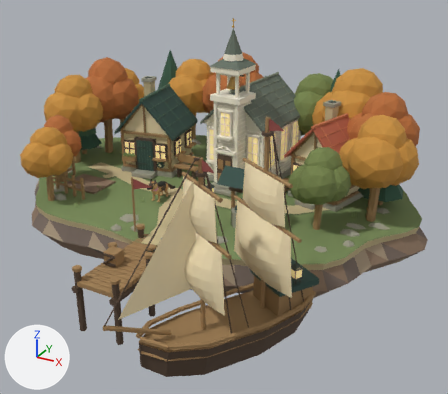
What one commit did to the glTF model public/models/alderwick-island.glb.
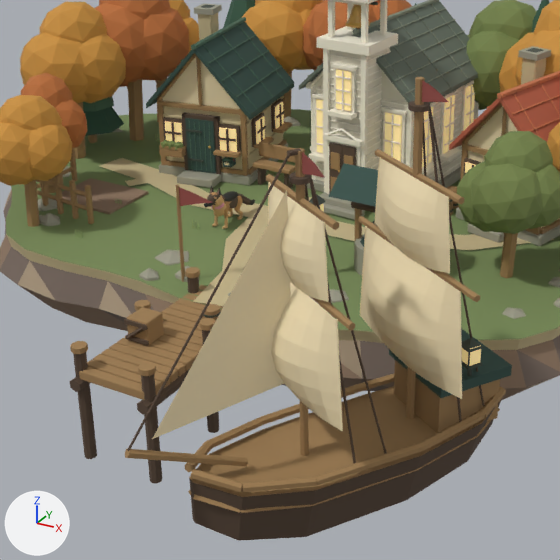
Old and new are each drawn whole from a camera (50 mm lens) standing at (8.32, -14.5, 6.89) and looking at (1.19, -1.54, 0.41) and again close up on the part from 7% to 77% of the width and 19% to 98% of the height. The axes (+X, +Y, +Z) are drawn at lower left. The lights are the same throughout. The first two pictures are the older version. Where no turn or scale is listed for an object, it has been applied to the vertices. Vertices at exactly the same position are counted once.

Objects in the first close-up: 'MerchantShip__wood_light', 'ShipForesail', 'ShipHullBoundary', 'ShipMast_0__canvas', 'ShipMast_0__wood_light', 'ShipMast_1__canvas', 'ShipMast_1__wood_light', 'TreeBreeze_1__leaf_gold', 'TreeBreeze_9__leaf_green', 'church_trim', 'grass_ground', 'roof_church', 'sand', 'wood_light' and 68 more.
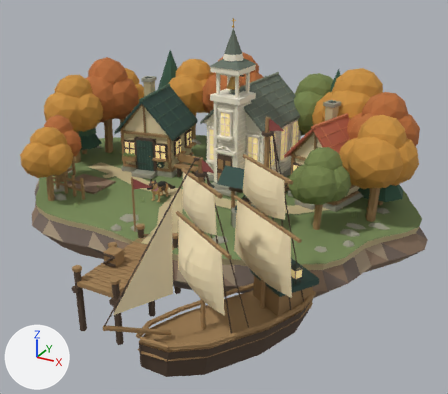
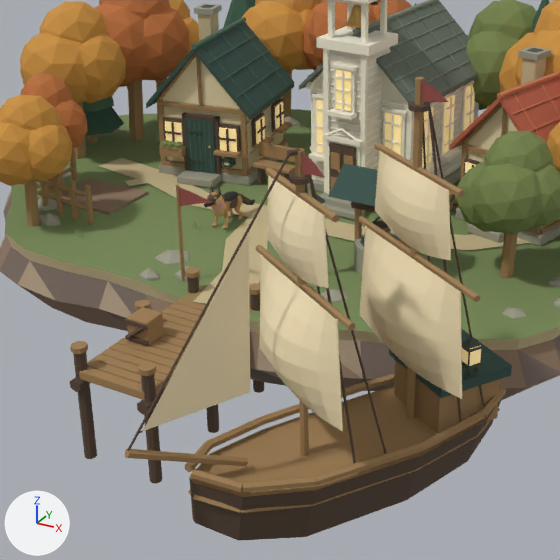
Edits to the bpy script that builds the scene:
```text
Change me_shipforesail:
    used by ob_shipforesail; location = (3.45, -5.2, -0.88)
    remove me_shipforesail.from_pydata(...)  # 3 vertices, 1 face; spans x -1.27..-0.43, y -2.07..-0.71, z 1.3..3.69
    add me_shipforesail.from_pydata(...)  # 3 vertices, 1 face; spans x -1.32..-0.67, y -2.14..-1.1, z 1.43..3.33
    me_shipforesail part 1
    me_shipforesail.vertices[0].co: (-1.27, -2.07, 1.3) -> (-1.32, -2.14, 1.43)  # pixel (151, 439) -> pixel (142, 431)
    me_shipforesail.vertices[1].co: (-0.45, -0.73, 3.69) -> (-0.67, -1.1, 3.33)  # pixel (287, 189) -> pixel (248, 231)
    me_shipforesail.vertices[2].co: (-0.43, -0.71, 1.51) -> (-0.7, -1.14, 1.51)  # not seen -> pixel (250, 392)
Change me_shipmast_0__canvas_geometry:
    used by ob_shipmast_0__canvas; location = (3.08, -5.81, -0.24)
    remove me_shipmast_0__canvas_geometry.from_pydata(...)  # 158 vertices, 240 faces; spans x -0.83..0.77, y -0.55..0.44, z 0.61..2.9
    add me_shipmast_0__canvas_geometry.from_pydata(...)  # 158 vertices, 240 faces; spans x -0.83..0.77, y -0.55..0.44, z 0.61..2.98
    me_shipmast_0__canvas_geometry part 2: the loose piece of 63 vertices spanning x -0.58..0.52, y -0.39..0.29, z 1.94..2.9 is scaled about its middle by (1, 1, 0.918), then moved by (0.0, 0.0, 0.11)
    me_shipmast_0__canvas_geometry part 3: the loose piece of 8 vertices spanning x -0.59..-0.51, y 0.24..0.3, z 2.09..2.9 is scaled about its middle by (1, 1, 0.909), then moved by (0.0, 0.0, 0.11)
    me_shipmast_0__canvas_geometry part 4: the loose piece of 8 vertices spanning x 0.45..0.53, y -0.4..-0.34, z 2.09..2.9 is scaled about its middle by (1, 1, 0.909), then moved by (0.0, 0.0, 0.11)
Change me_shipmast_0__wood_light_geometry:
    where me_shipmast_0__wood_light_geometry.from_pydata(...)  # 36 vertices, 60 faces; spans x -0.89..0.89, y -0.56..0.56, z -0.16..3.43
    used by ob_shipmast_0__wood_light; location = (3.08, -5.81, -0.24)
    me_shipmast_0__wood_light_geometry part 5: the loose piece of 12 vertices spanning x -0.63..0.63, y -0.4..0.4, z 2.86..2.94 is moved by (0.0, 0.0, 0.07)
Change me_shipmast_1__canvas_geometry:
    used by ob_shipmast_1__canvas; location = (3.8, -4.63, -0.24)
    remove me_shipmast_1__canvas_geometry.from_pydata(...)  # 158 vertices, 240 faces; spans x -0.93..0.86, y -0.6..0.5, z 0.61..2.9
    add me_shipmast_1__canvas_geometry.from_pydata(...)  # 158 vertices, 240 faces; spans x -0.93..0.86, y -0.6..0.5, z 0.61..2.98
    me_shipmast_1__canvas_geometry part 6: the loose piece of 63 vertices spanning x -0.65..0.59, y -0.43..0.33, z 1.94..2.9 is scaled about its middle by (1, 1, 0.918), then moved by (0.0, 0.0, 0.11)
    me_shipmast_1__canvas_geometry part 7: the loose piece of 8 vertices spanning x -0.66..-0.57, y 0.28..0.34, z 2.09..2.9 is scaled about its middle by (1, 1, 0.909), then moved by (0.0, 0.0, 0.11)
    me_shipmast_1__canvas_geometry part 8: the loose piece of 8 vertices spanning x 0.51..0.6, y -0.44..-0.38, z 2.09..2.9 is scaled about its middle by (1, 1, 0.909), then moved by (0.0, 0.0, 0.11)
Change me_shipmast_1__wood_light_geometry:
    where me_shipmast_1__wood_light_geometry.from_pydata(...)  # 36 vertices, 60 faces; spans x -0.99..0.99, y -0.63..0.63, z -0.16..3.95
    used by ob_shipmast_1__wood_light; location = (3.8, -4.63, -0.24)
    me_shipmast_1__wood_light_geometry part 9: the loose piece of 12 vertices spanning x -0.7..0.7, y -0.45..0.45, z 2.86..2.94 is moved by (0.0, 0.0, 0.07)
```

Boxes (x1, y1, x2, y2) around the edits, measured in the close-ups (560 x 560 px; the box of a moved part takes in the faces that stretch with it):
'ShipMast_1__canvas', reshaped: before (360, 157, 462, 399); after (360, 151, 462, 399)
'ShipForesail', reshaped (23% narrower, 21% shorter): before (152, 190, 291, 439); after (143, 234, 250, 431)
'ShipMast_0__canvas', reshaped: before (268, 182, 343, 431); after (260, 176, 343, 431)
'ShipMast_0__wood_light', reshaped: before (266, 148, 355, 456); after (256, 148, 355, 456)
part 2 of me_shipmast_0__canvas_geometry, moved or reshaped: before (269, 184, 326, 301); after (268, 177, 326, 287)
part 3 of me_shipmast_0__canvas_geometry, moved or reshaped: before (268, 182, 271, 224); after (267, 176, 270, 240)
part 4 of me_shipmast_0__canvas_geometry, moved or reshaped: before (322, 222, 329, 302); after (322, 215, 329, 288)
part 5 of me_shipmast_0__wood_light_geometry, moved or reshaped: before (266, 174, 339, 230); after (265, 167, 339, 223)
part 6 of me_shipmast_1__canvas_geometry, moved or reshaped: before (376, 158, 448, 273); after (376, 152, 449, 260)
part 7 of me_shipmast_1__canvas_geometry, moved or reshaped: before (374, 157, 381, 224); after (375, 151, 381, 212)
part 8 of me_shipmast_1__canvas_geometry, moved or reshaped: before (447, 197, 450, 274); after (447, 190, 451, 260)
part 9 of me_shipmast_1__wood_light_geometry, moved or reshaped: before (375, 149, 465, 205); after (375, 143, 465, 198)
